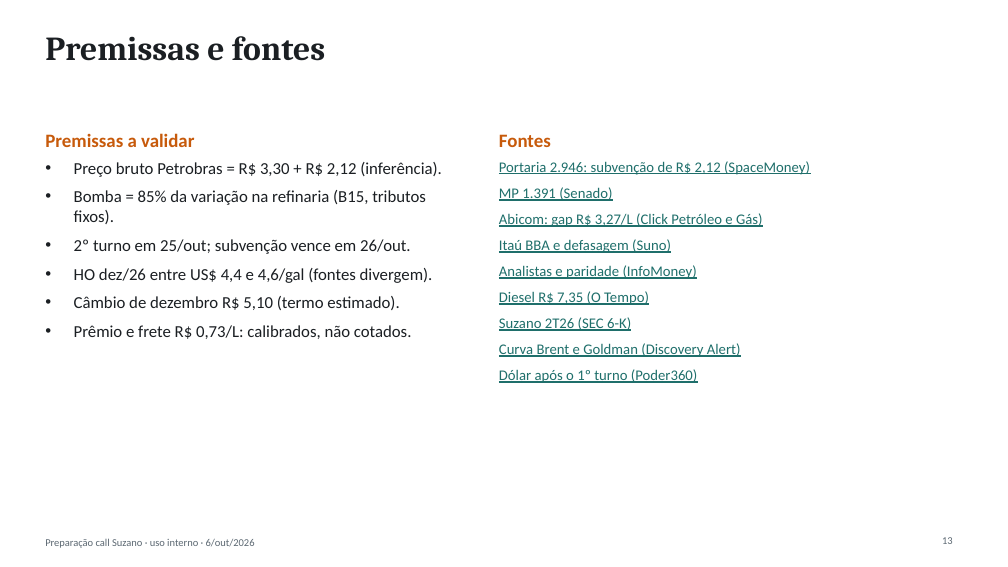
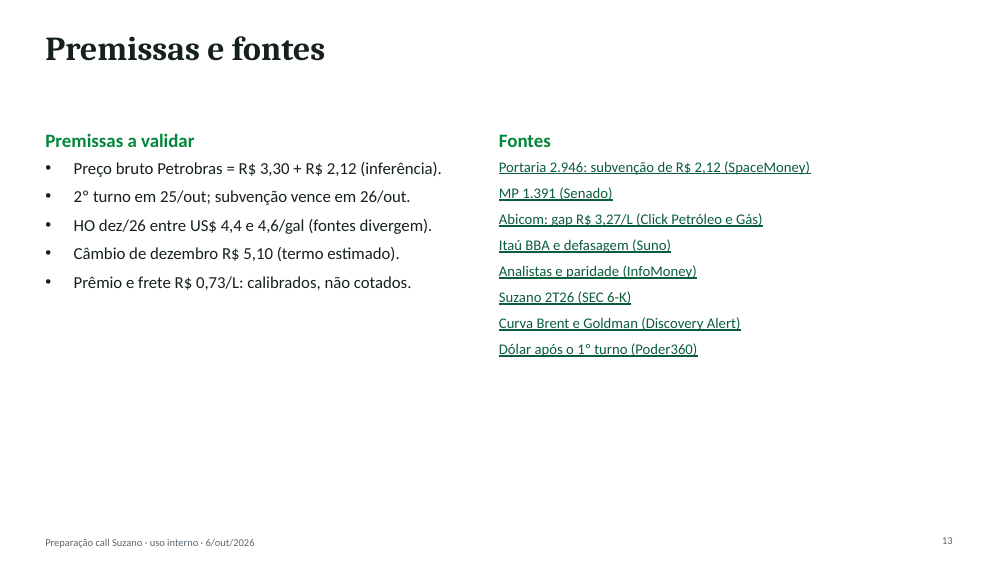
Before and after one commit to alexandrebuiat/primeiro-pr-demo, a slide deck: slide 13 of Diesel_Cenarios_Hedge_Suzano_2026-10-06.pptx. Drawn at 1008x567 pixels with LibreOffice and Linux fonts; fonts in the diff are those of the drawing. Boxes give left, top, right and bottom in pixels: in the first picture for what was removed or moved away, otherwise in the second. Text is boxed around its words. In the diff, an @@ line names an element or a change of style, - is before the commit and + after.

```diff
--- a/Diesel_Cenarios_Hedge_Suzano_2026-10-06.pptx
+++ b/Diesel_Cenarios_Hedge_Suzano_2026-10-06.pptx
@@ text "Premissas a validar" at (45, 133, 442, 290): text colour #C75A0B to #00873A in "Premissas a validar"; text colour #1B1F23 to #17211C @@
@@ text "Fontes" at (499, 134, 810, 357): text colour #C75A0B to #00873A in "Fontes"; text colour #1F6F6B to #0B5D3B @@
@@ text at (74, 190, 426, 224): paragraph removed @@
-• Bomba = 85% da variação na refinaria (B15, tributos fixos).
@@ text at (499, 291, 649, 305): paragraph removed @@
-Diesel R$ 7,35 (O Tempo)
```
Also in this commit, not shown: 12 other slides changed, 1 other file.
